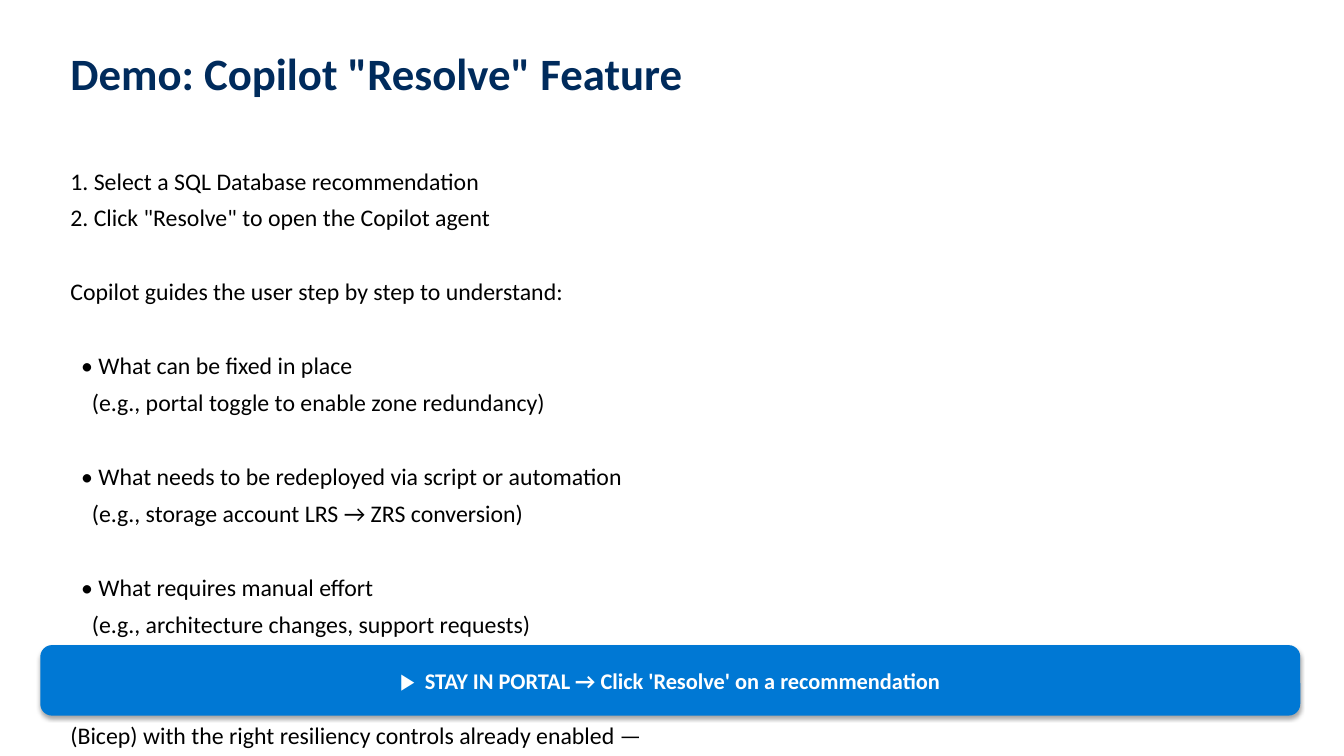
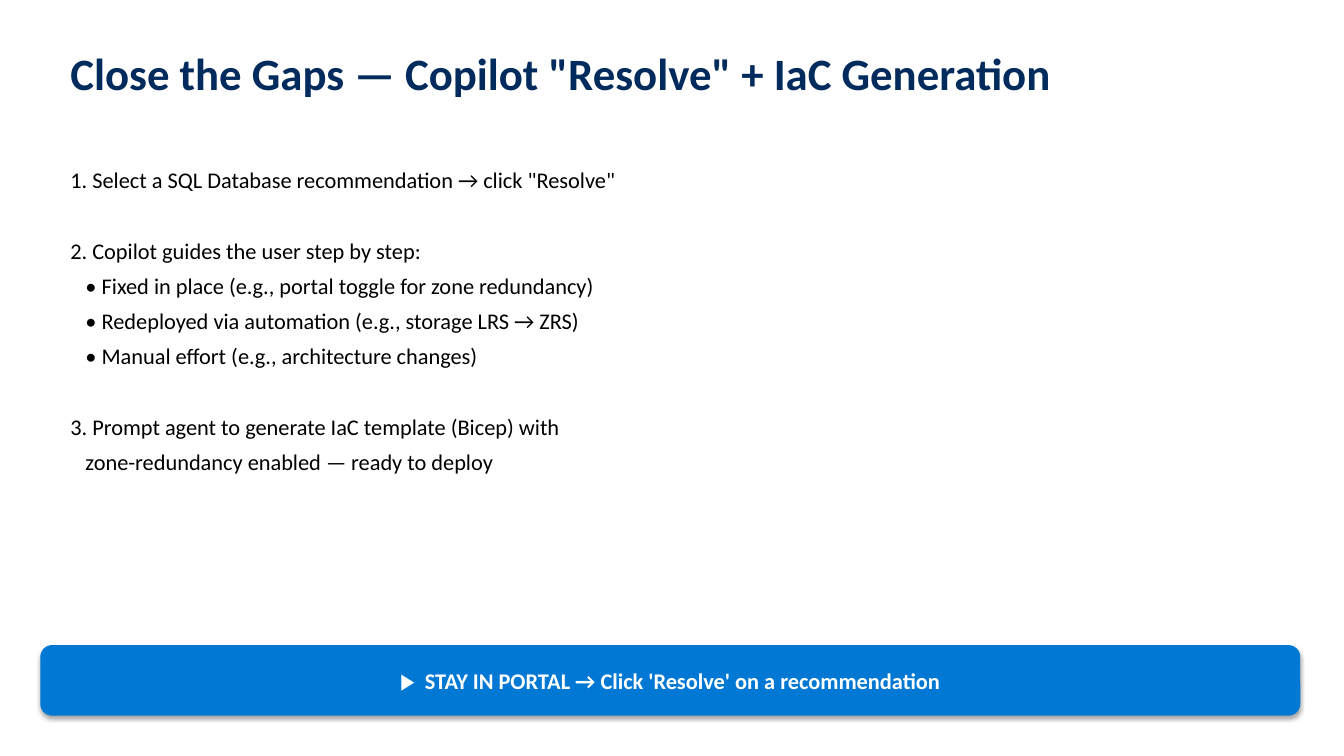
Before and after one commit to adityabalaji-msft/IRMDemoEnvironmentGuide, a slide deck: slide 13 of IRM-Field-Demo-Walking-Deck.pptx (slide 15 before the commit). Drawn at 1344x756 pixels with LibreOffice and Linux fonts; fonts in the diff are those of the drawing. Boxes give left, top, right and bottom in pixels: in the first picture for what was removed or moved away, otherwise in the second. Text is boxed around its words. In the diff, an @@ line names an element or a change of style, - is before the commit and + after.

Commit message:
Fix Phase 2 wording, drift rediscovery language, PPTX overflow/formatting

```diff
--- a/IRM-Field-Demo-Walking-Deck.pptx
+++ b/IRM-Field-Demo-Walking-Deck.pptx
@@ text at bbox=[70, 58, 1051, 97]: text changed @@
-Demo: Copilot "Resolve" Feature
+Close the Gaps — Copilot "Resolve" + IaC Generation
@@ text at bbox=[70, 172, 615, 474]: text changed; size 17 to 16 pt @@
-1. Select a SQL Database recommendation
-2. Click "Resolve" to open the Copilot agent
-Copilot guides the user step by step to understand:
-• What can be fixed in place
-(e.g., portal toggle to enable zone redundancy)
-• What needs to be redeployed via script or automation
-(e.g., storage account LRS → ZRS conversion)
-• What requires manual effort
-(e.g., architecture changes, support requests)
-The user can also prompt the agent to generate an IaC template
-(Bicep) with the right resiliency controls already enabled —
-ready to deploy or integrate into existing CI/CD pipelines.
+1. Select a SQL Database recommendation → click "Resolve"
+2. Copilot guides the user step by step:
+• Fixed in place (e.g., portal toggle for zone redundancy)
+• Redeployed via automation (e.g., storage LRS → ZRS)
+• Manual effort (e.g., architecture changes)
+3. Prompt agent to generate IaC template (Bicep) with
+zone-redundancy enabled — ready to deploy
```
Also in this commit, not shown: 7 other slides changed, 15 slides added, 18 slides removed, 2 other files.
